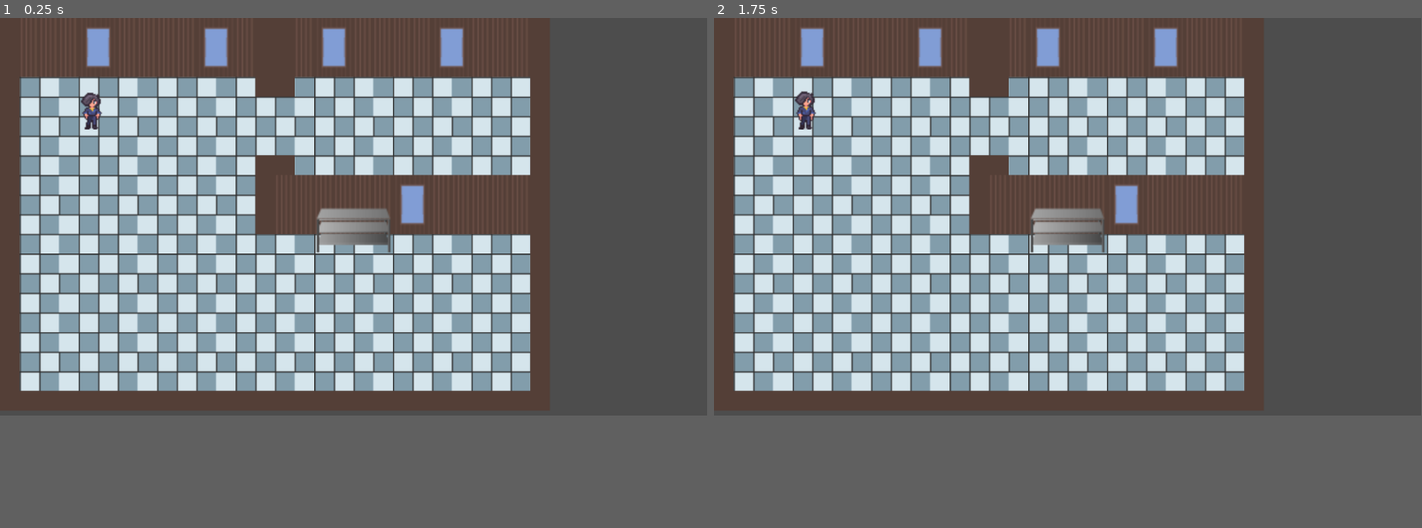
Above: before the commit, frames 1-2 (left to right).
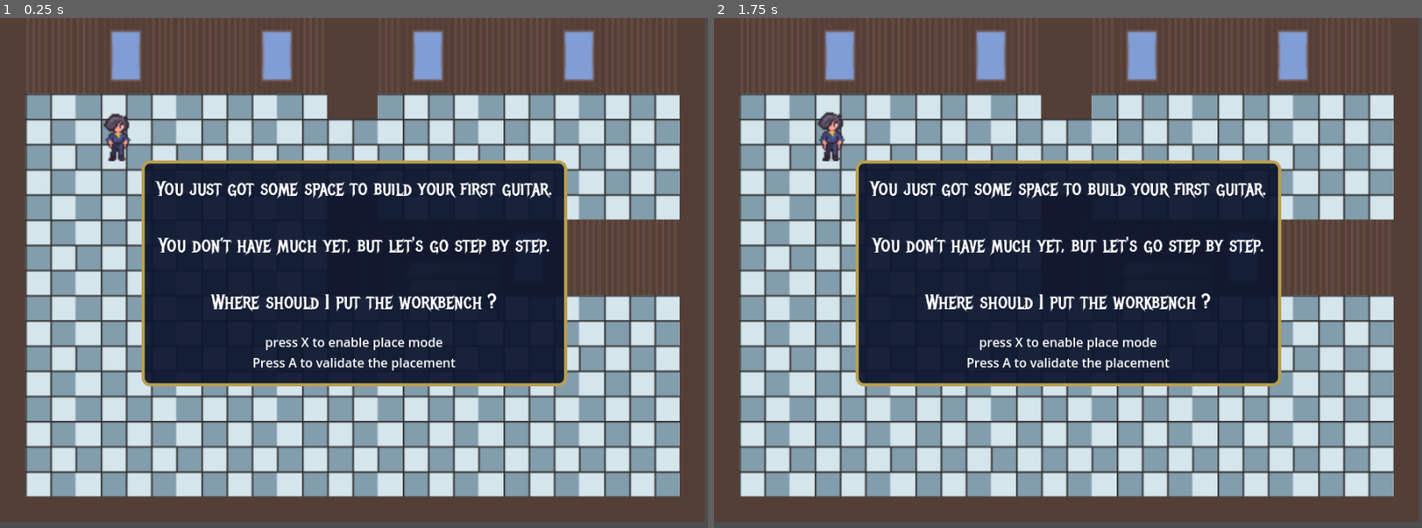
Above: after the commit, the same moments.

Repository: vince-bourgmayer/MyMusicalWorkbench
Game: Godot game, scene res://src/Game.tscn
Same seed, same stepped clock (60 frames per second), same inputs: the game is played once before the commit and once after it.
Inputs:
- Up to frame 1 (0.25 s): no input
- Up to frame 2 (1.75 s): tap X at 0.5, 1.25 s
In our replay, the window is 799x449 before the commit and 800x576 after it. These sizes can differ from the game's own. Grey fills any space a smaller window leaves; there, only what the larger window draws over its background counts as a difference.

The runs differ from the first frame. In frame 1, 70% of the frame differs, in the area x 2-96%, y 0-94%; in frame 2, 70%.

Commit message:
feature: add the modal popup scene with specific font from https://www.1001fonts.com/metal-mania-font.html
issue #6

Diff:
--- a/project.godot
+++ b/project.godot
@@ -14,6 +14,10 @@
 run/main_scene="uid://c83dntkgxhewv"
 config/features=PackedStringArray("4.5", "GL Compatibility")
 config/icon="res://icon.svg"
+
+[display]
+
+window/size/viewport_width=900
 
 [input]
 
--- a/src/Game.tscn
+++ b/src/Game.tscn
@@ -1,10 +1,11 @@
-[gd_scene load_steps=6 format=3 uid="uid://c83dntkgxhewv"]
+[gd_scene load_steps=7 format=3 uid="uid://c83dntkgxhewv"]
 
 [ext_resource type="PackedScene" uid="uid://cp17pf1yv3rwi" path="res://src/scenes/World.tscn" id="1_7uq6d"]
 [ext_resource type="Script" uid="uid://bnhj745v7xsmq" path="res://src/game.gd" id="1_lqjwq"]
 [ext_resource type="PackedScene" uid="uid://3vbphrw7sk3j" path="res://src/scenes/Player.tscn" id="2_3msxb"]
 [ext_resource type="PackedScene" uid="uid://dagirnw3qypp1" path="res://src/scenes/tools/ToolPlaceHolder.tscn" id="4_7omc5"]
 [ext_resource type="PackedScene" uid="uid://dxxphm3k2tr85" path="res://src/scenes/tools/Table.tscn" id="5_km1yn"]
+[ext_resource type="PackedScene" uid="uid://cue34sxmerl3m" path="res://src/scenes/UI/popup_message.tscn" id="6_eu8jo"]
 
 [node name="Game" type="Node2D"]
 script = ExtResource("1_lqjwq")
@@ -26,8 +27,11 @@
 visible = false
 collision_mask = 11
 
-[node name="UI" type="Control" parent="."]
-layout_mode = 3
-anchors_preset = 0
-offset_right = 40.0
-offset_bottom = 40.0
+[node name="UI" type="CanvasLayer" parent="."]
+
+[node name="Popup_message" parent="UI" instance=ExtResource("6_eu8jo")]
+anchors_preset = 15
+anchor_right = 1.0
+anchor_bottom = 1.0
+grow_horizontal = 2
+grow_vertical = 2
--- /dev/null
+++ b/src/scenes/UI/popup_message.tscn
@@ -0,0 +1,65 @@
+[gd_scene load_steps=3 format=3 uid="uid://cue34sxmerl3m"]
+
+[ext_resource type="FontFile" uid="uid://c58dmr6ddp3k8" path="res://assets/fonts/MetalMania-Regular.ttf" id="1_gb1pr"]
+
+[sub_resource type="StyleBoxFlat" id="StyleBoxFlat_67fn5"]
+bg_color = Color(0.05490196, 0.09019608, 0.18039216, 0.94509804)
+border_width_left = 4
+border_width_top = 4
+border_width_right = 4
+border_width_bottom = 4
+border_color = Color(0.73, 0.6312067, 0.30660003, 1)
+corner_radius_top_left = 10
+corner_radius_top_right = 10
+corner_radius_bottom_right = 10
+corner_radius_bottom_left = 10
+
+[node name="Popup_message" type="Control"]
+layout_mode = 3
+anchors_preset = 0
+
+[node name="Panel" type="PanelContainer" parent="."]
+custom_minimum_size = Vector2(500, 50)
+layout_mode = 1
+anchors_preset = 8
+anchor_left = 0.5
+anchor_top = 0.5
+anchor_right = 0.5
+anchor_bottom = 0.5
+offset_left = -270.5
+offset_top = -143.5
+offset_right = 270.5
+offset_bottom = 143.5
+grow_horizontal = 2
+grow_vertical = 2
+theme_override_styles/panel = SubResource("StyleBoxFlat_67fn5")
+
+[node name="MarginContainer" type="MarginContainer" parent="Panel"]
+layout_mode = 2
+theme_override_constants/margin_left = 15
+theme_override_constants/margin_top = 15
+theme_override_constants/margin_right = 15
+theme_override_constants/margin_bottom = 15
+
+[node name="VBoxContainer" type="VBoxContainer" parent="Panel/MarginContainer"]
+layout_mode = 2
+theme_override_constants/separation = 23
+
+[node name="Label" type="Label" parent="Panel/MarginContainer/VBoxContainer"]
+layout_mode = 2
+theme_override_fonts/font = ExtResource("1_gb1pr")
+theme_override_font_sizes/font_size = 26
+text = "You just got some space to build your first guitar.
+
+You don’t have much yet, but let's go step by step.
+
+Where should I put the workbench ?"
+horizontal_alignment = 1
+vertical_alignment = 1
+
+[node name="Label2" type="Label" parent="Panel/MarginContainer/VBoxContainer"]
+layout_mode = 2
+text = "press X to enable place mode
+Press A to validate the placement"
+horizontal_alignment = 1
+vertical_alignment = 1
Binary file added: assets/fonts/MetalMania-Regular.ttf
Not shown, added: assets/fonts/MetalMania-Regular.ttf.import
Not shown, added: assets/fonts/Metal_mania_regular_OFL.txt
